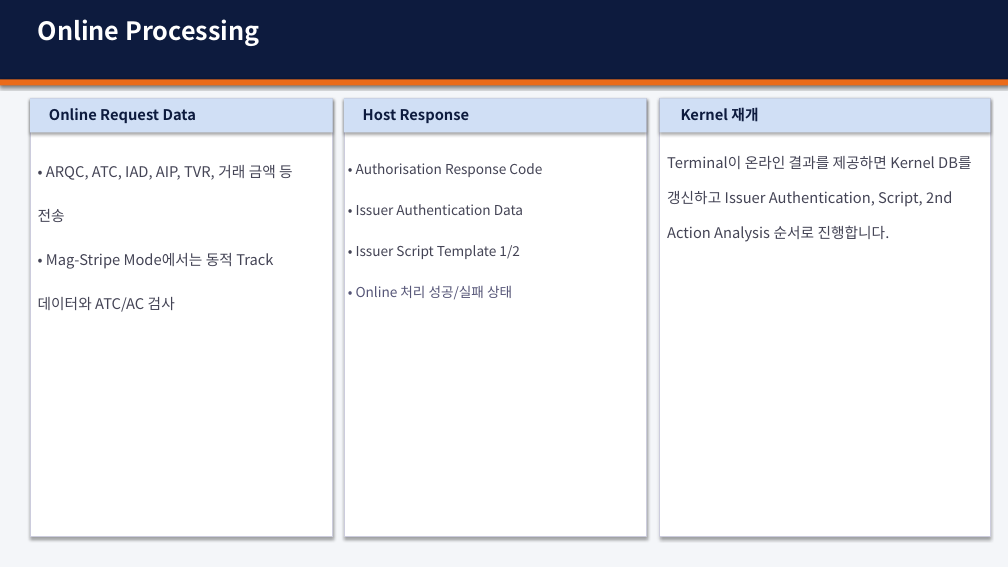
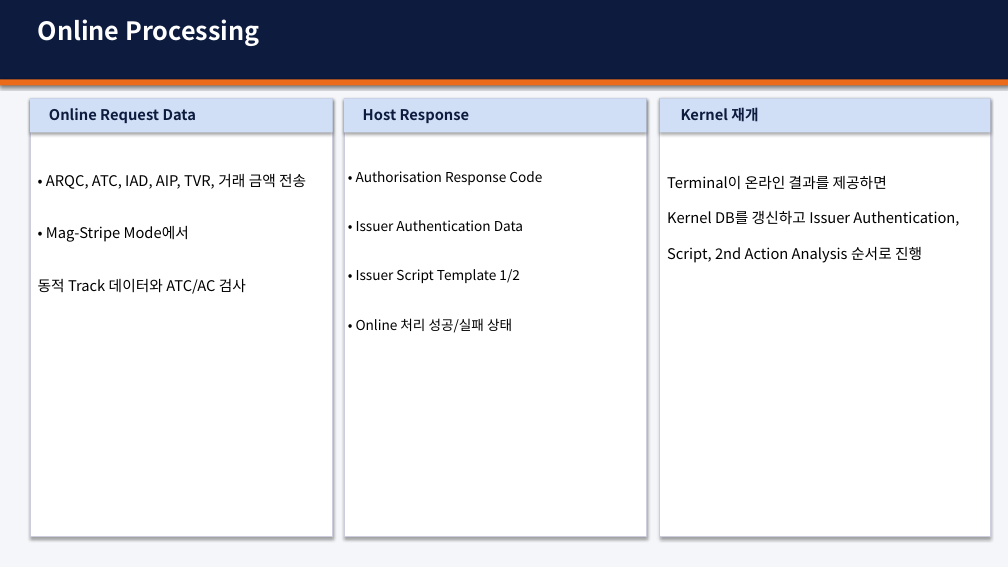
Before and after one commit to tjdguswls01/SeongHyeonJin_em, a slide deck: slide 31 of kernel/02_AMEX/amex.pptx (slide 32 before the commit). Drawn at 1008x567 pixels with LibreOffice and Linux fonts; fonts in the diff are those of the drawing. Boxes give left, top, right and bottom in pixels: in the first picture for what was removed or moved away, otherwise in the second. Text is boxed around its words. In the diff, an @@ line names an element or a change of style, - is before the commit and + after.

```diff
--- a/kernel/02_AMEX/amex.pptx
+++ b/kernel/02_AMEX/amex.pptx
@@ text "• Authorisation Response Code" at [356, 171, 542, 333]: text colour #444455 to #000000 in "• Authorisation Response Code", "• Issuer Authentication Data", "• Issuer Script Template 1/2"; text colour #555577 to #000000 in "• Online 처리 성공/실패 상태"; line spacing 2.5 to 3 @@
@@ text at [38, 174, 306, 294]: text changed; text colour #444455 to #000000 @@
-• ARQC, ATC, IAD, AIP, TVR, 거래 금액 등 전송
-• Mag-Stripe Mode에서는 동적 Track 데이터와 ATC/AC 검사
+• ARQC, ATC, IAD, AIP, TVR, 거래 금액 전송
+• Mag-Stripe Mode에서
+동적 Track 데이터와 ATC/AC 검사
@@ text at [667, 176, 959, 263]: text changed; text colour #444455 to #000000 @@
-Terminal이 온라인 결과를 제공하면 Kernel DB를 갱신하고 Issuer Authentication, Script, 2nd Action Analysis 순서로 진행합니다.
+Terminal이 온라인 결과를 제공하면
+Kernel DB를 갱신하고 Issuer Authentication, Script, 2nd Action Analysis 순서로 진행
```
Also in this commit, not shown: 17 other slides changed, 1 slide removed, 2 other files.
